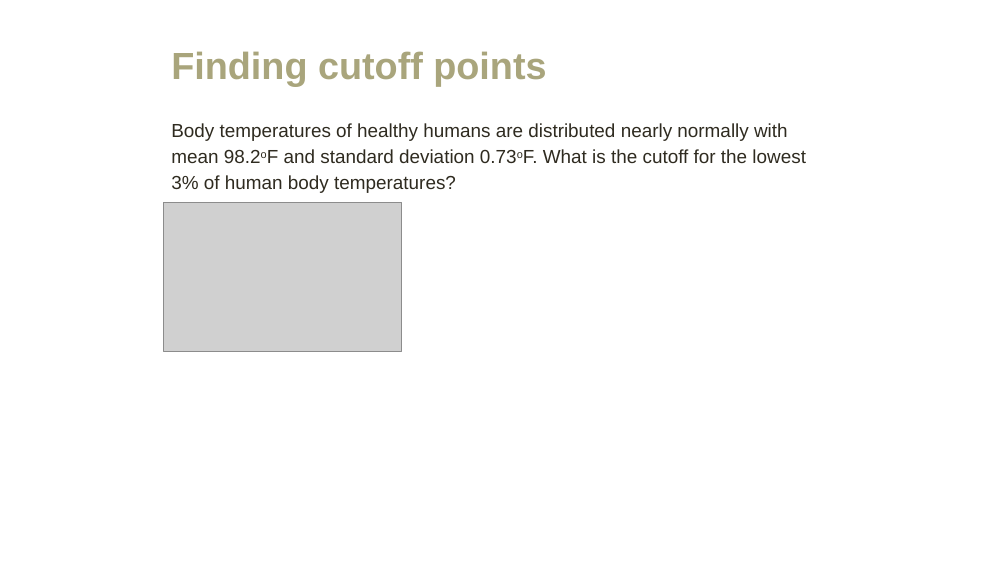
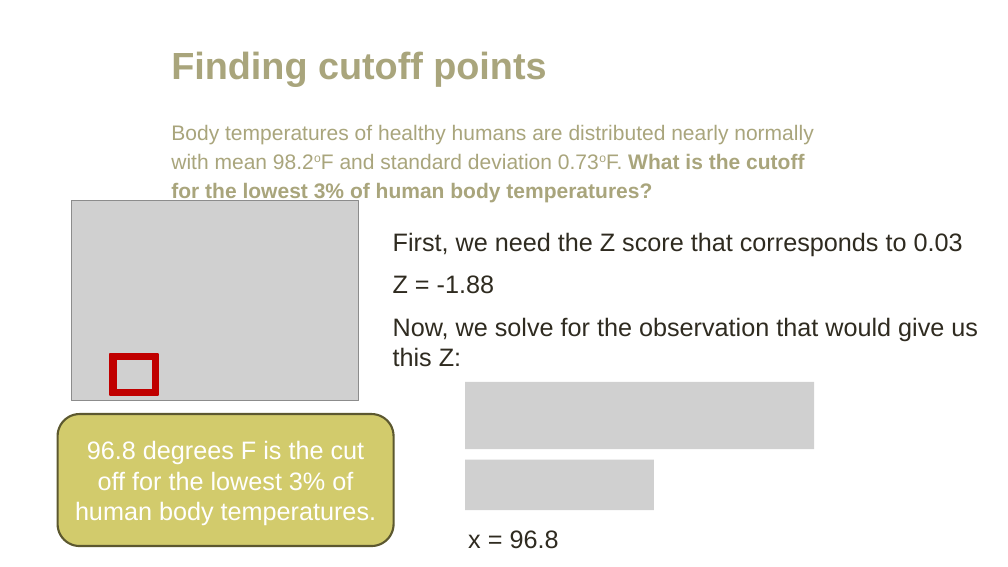
Before and after one commit to amosca01/MATH108-F23, a slide deck: slide 45 of slides/05-normal-distribution.pptx (slide 59 before the commit). Drawn at 1008x567 pixels with LibreOffice and Linux fonts; fonts in the diff are those of the drawing; grey boxes stand for pictures. Boxes give left, top, right and bottom in pixels: in the first picture for what was removed or moved away, otherwise in the second. Text is boxed around its words. In the diff, an @@ line names an element or a change of style, - is before the commit and + after.

```diff
--- a/slides/05-normal-distribution.pptx
+++ b/slides/05-normal-distribution.pptx
@@ text "Body temperatures of healthy humans ..." at (x1=171, y1=125, x2=813, y2=202): size 18 to 20 pt, text colour #2F2B20 to #A9A57C; bold on in "What is the cutoff for the lowest ..." @@
@@ picture added at (x1=71, y1=200, x2=359, y2=401) @@
@@ picture removed at (x1=164, y1=202, x2=402, y2=351) @@
@@ text added at (x1=393, y1=232, x2=963, y2=257), 24 pt, text #2F2B20 @@
+First, we need the Z score that corresponds to 0.03
@@ text added at (x1=393, y1=275, x2=494, y2=294), 24 pt, text #2F2B20 @@
+Z = -1.88
@@ text added at (x1=393, y1=317, x2=978, y2=549), 24 pt, text #2F2B20 @@
+Now, we solve for the observation that would give us
+this Z:
+x = 96.8
@@ frame added at (x1=110, y1=354, x2=158, y2=395), fill #C00000, outline #C00000 2 pt @@
@@ picture added at (x1=465, y1=382, x2=814, y2=449) @@
@@ rounded rectangle added at (x1=57, y1=414, x2=393, y2=547), fill #D2CB6C, outline #5C592F 2 pt, 24 pt, text #FFFFFF @@
+96.8 degrees F is the cut off for the lowest 3% of human body temperatures.
@@ picture added at (x1=465, y1=460, x2=653, y2=510) @@
```
Also in this commit, not shown: 10 other slides changed, 18 slides added, 31 slides removed, 6 other files.
